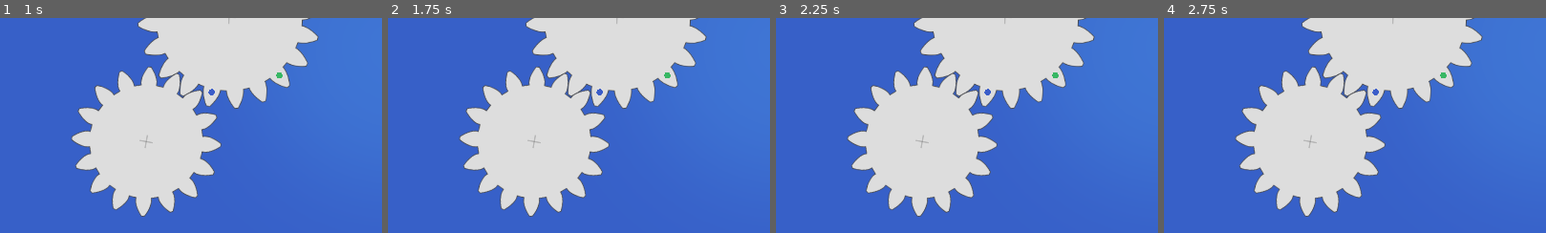
Above: before the commit, frames 1-4 (left to right).
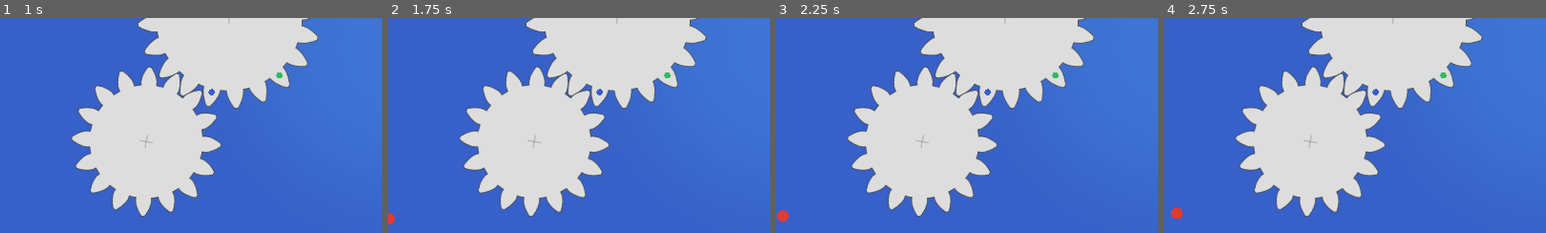
Above: after the commit, the same moments.

Repository: rockgem/yugen-gears
Game: Godot game, scene res://scenes/MainMenu.tscn
Same seed, same stepped clock (60 frames per second), same inputs: the game is played once before the commit and once after it.
Inputs (mouse positions are % of the whole screen's width and height, from its top left):
- Up to frame 1 (1 s): click "Touch the Dot!" at 0.5 s
- Up to frame 2 (1.75 s): tap Enter at 1.25 s; move the mouse to (72, 45) at 1.27 s; click (72, 45) at 1.42 s
- Up to frame 3 (2.25 s): tap Space at 2 s; move the mouse to (30, 55) at 2.02 s; click (30, 55) at 2.17 s
- Up to frame 4 (2.75 s): no input
The pictures show only the part of the screen within x 0-50%, y 42-92%; the shares and areas given below are measured in that part.

Frame 1 is identical in both runs. In frame 2, less than 0.1% of the frame differs, in the area x 0-2%, y 90-96%; in frame 3, 0.1%, in the area x 0-4%, y 89-95%; in frame 4, 0.1%.

Commit message:
enemy movements and random spawning

Diff:
--- a/actors/Target.gd
+++ b/actors/Target.gd
@@ -1,4 +1,16 @@
 extends Node2D
+
+
+var move_speed = 20.0
+
+
+func _physics_process(delta: float) -> void:
+	var dif = global_position.direction_to(ManagerGame.main_ref.center.global_position)
+
+	global_position += dif * move_speed * delta
+
+	if global_position.distance_to(ManagerGame.main_ref.center.global_position) < 5.0:
+		queue_free()
 
 
 func _on_area_2d_area_entered(area: Area2D) -> void:
--- a/actors/Target.tscn
+++ b/actors/Target.tscn
@@ -5,7 +5,7 @@
 
 [sub_resource type="CircleShape2D" id="CircleShape2D_4jvd4"]
 
-[node name="Target" type="Node2D"]
+[node name="Target" type="Node2D" groups=["Target"]]
 script = ExtResource("1_hhh65")
 
 [node name="Sprite2D" type="Sprite2D" parent="."]
--- a/project.godot
+++ b/project.godot
@@ -34,6 +34,7 @@
 Gear=""
 DialDetector=""
 Cannon=""
+Target=""
 
 [input_devices]
 
--- a/scenes/Main.gd
+++ b/scenes/Main.gd
@@ -1,6 +1,8 @@
 extends Node2D
 
 var gears = []
+@onready var center = $Center
+var t = null
 
 func _ready() -> void:
 	ManagerGame.main_ref = self
@@ -20,13 +22,22 @@
 
 		var orig_data = j.data
 
-		if orig_data.has('target'):
-			var target = load("res://actors/Target.tscn").instantiate()
+		t = Timer.new()
+		t.wait_time = 10.0
+		t.autostart = true
+		t.timeout.connect(on_timer_timeout)
 
-			target.global_position.x = orig_data['target']['x']
-			target.global_position.y = orig_data['target']['y']
+		add_child(t)
 
-			add_child(target)
+		#if orig_data.has('target'):
+			#var target = load("res://actors/Target.tscn").instantiate()
+			#
+			#target.global_position.x = orig_data['target']['x']
+			#target.global_position.y = orig_data['target']['y']
+			#
+			#add_child(target)
+
+	on_timer_timeout()
 
 
 func _physics_process(delta: float) -> void:
@@ -77,3 +88,25 @@
 		var angle_between = gear.global_position.angle_to(parent_gear.global_position)
 
 		gear.rotation_degrees += rotation_angle
+
+
+func get_enemies_amount():
+	var targets = get_tree().get_nodes_in_group("Target")
+
+	return targets.size()
+
+
+func on_timer_timeout():
+	# we limit max amount of enemies to display to 5
+	if get_enemies_amount() > 5:
+		return
+
+	var s = $SpawnPoints.get_children()
+	s.shuffle()
+
+	#var rand_pos = Vector2(0, 0)
+	var target = load("res://actors/Target.tscn").instantiate()
+
+	target.global_position = s[0].global_position
+
+	add_child(target)
--- a/scenes/Main.tscn
+++ b/scenes/Main.tscn
@@ -20,3 +20,77 @@
 position = Vector2(570, 326)
 scale = Vector2(0.314352, 0.314352)
 texture = ExtResource("4_wm4ro")
+
+[node name="SpawnPoints" type="Node2D" parent="."]
+
+[node name="Node2D" type="Node2D" parent="SpawnPoints"]
+position = Vector2(78, -21)
+
+[node name="Node2D2" type="Node2D" parent="SpawnPoints"]
+position = Vector2(311, -26)
+
+[node name="Node2D3" type="Node2D" parent="SpawnPoints"]
+position = Vector2(566, -16)
+
+[node name="Node2D4" type="Node2D" parent="SpawnPoints"]
+position = Vector2(1027, -28)
+
+[node name="Node2D20" type="Node2D" parent="SpawnPoints"]
+position = Vector2(1153, -19)
+
+[node name="Node2D5" type="Node2D" parent="SpawnPoints"]
+position = Vector2(-18, 92)
+
+[node name="Node2D6" type="Node2D" parent="SpawnPoints"]
+position = Vector2(-26, 242)
+
+[node name="Node2D7" type="Node2D" parent="SpawnPoints"]
+position = Vector2(-18, 391)
+
+[node name="Node2D8" type="Node2D" parent="SpawnPoints"]
+position = Vector2(-20, 586)
+
+[node name="Node2D9" type="Node2D" parent="SpawnPoints"]
+position = Vector2(122, 680)
+
+[node name="Node2D10" type="Node2D" parent="SpawnPoints"]
+position = Vector2(318, 667)
+
+[node name="Node2D11" type="Node2D" parent="SpawnPoints"]
+position = Vector2(735, 667)
+rotation = -0.774369
+
+[node name="Node2D12" type="Node2D" parent="SpawnPoints"]
+position = Vector2(529, 673)
+rotation = -0.774369
+
+[node name="Node2D13" type="Node2D" parent="SpawnPoints"]
+position = Vector2(961, 672)
+rotation = -0.774369
+
+[node name="Node2D14" type="Node2D" parent="SpawnPoints"]
+position = Vector2(1174, 658)
+rotation = -0.774369
+
+[node name="Node2D15" type="Node2D" parent="SpawnPoints"]
+position = Vector2(1182, 549)
+rotation = -0.774369
+
+[node name="Node2D16" type="Node2D" parent="SpawnPoints"]
+position = Vector2(1179, 393)
+rotation = -0.774369
+
+[node name="Node2D17" type="Node2D" parent="SpawnPoints"]
+position = Vector2(1163, 62)
+rotation = -0.774369
+
+[node name="Node2D18" type="Node2D" parent="SpawnPoints"]
+position = Vector2(1169, 200)
+rotation = -0.774369
+
+[node name="Node2D19" type="Node2D" parent="SpawnPoints"]
+position = Vector2(808, -19)
+rotation = -0.774369
+
+[node name="Center" type="Node2D" parent="."]
+position = Vector2(609, 296)
